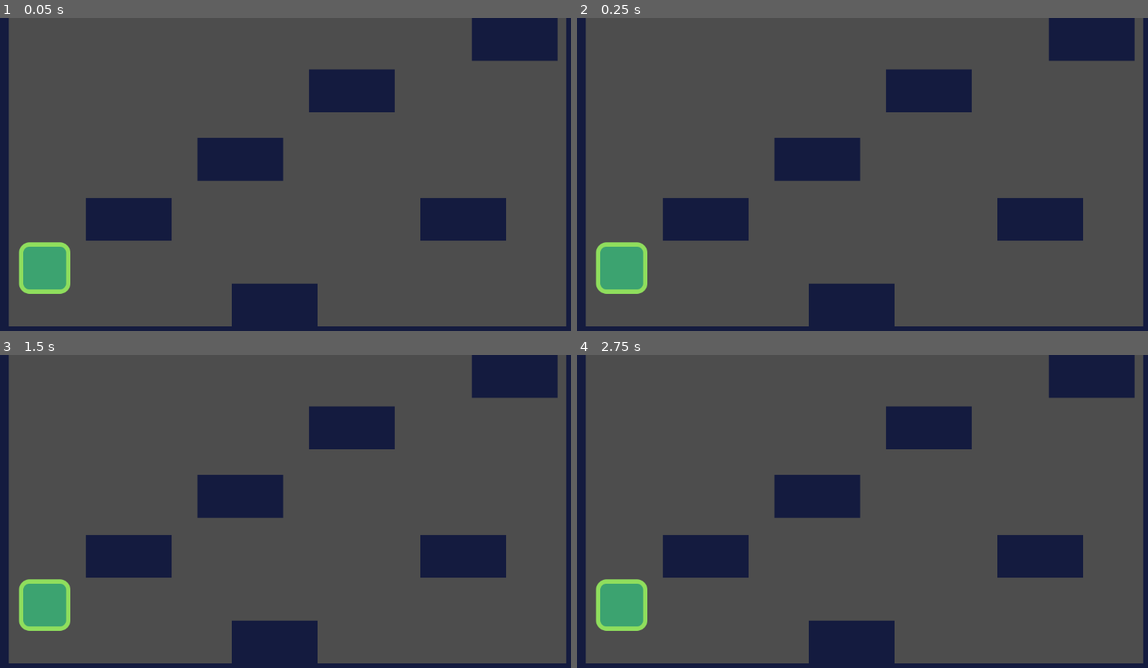
Above: before the commit, frames 1-4 (two rows, left to right).
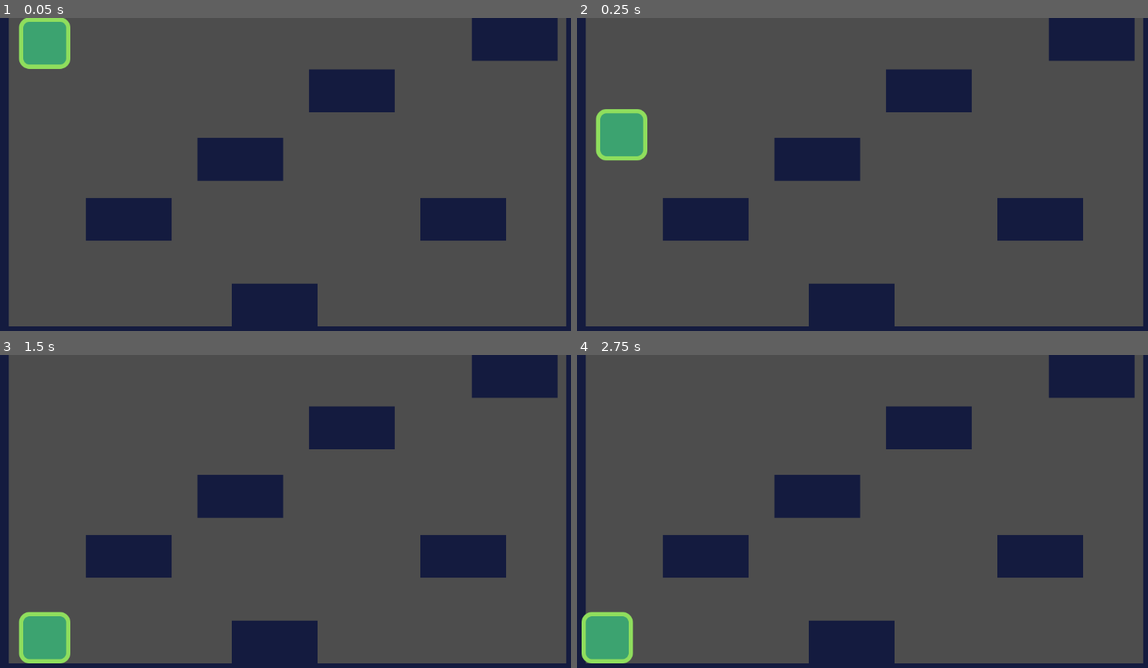
Above: after the commit, the same moments.

Repository: BozWorld/FirstPlatFormer---Godot--
Game: Godot game, scene res://src/Levels/level_template.tscn
The game is run twice, just before and just after one commit, with the same random seed, the same clock (stepped at 60 frames per second) and the same inputs.
Inputs:
- Up to frame 1 (0.05 s): no input
- Up to frame 2 (0.25 s): no input
- Up to frame 3 (1.5 s): tap Space (jump) at 0.6, 0.77, 1.07, 1.35 s; tap Enter at 1.25 s
- Up to frame 4 (2.75 s): tap Space (jump) at 1.52, 1.82, 2, 2.1 s; hold A (move_left, bound only after the commit) from 2.03 s (still down)

The runs differ from the first frame. In frame 1, 2.9% of the frame differs, in the area x 3-13%, y 0-89%; in frame 2, 2.9%, in the area x 3-13%, y 29-89%; in frame 3, 2.1%; in frame 4, 2.3%.

Commit message:
{add working gravit}

Diff:
--- a/project.godot
+++ b/project.godot
@@ -19,14 +19,14 @@
 
 move_left={
 "deadzone": 0.5,
-"events": [Object(InputEventKey,"resource_local_to_scene":false,"resource_name":"","device":-1,"window_id":0,"alt_pressed":false,"shift_pressed":false,"ctrl_pressed":false,"meta_pressed":false,"pressed":false,"keycode":0,"physical_keycode":68,"key_label":0,"unicode":100,"echo":false,"script":null)
+"events": [Object(InputEventKey,"resource_local_to_scene":false,"resource_name":"","device":0,"window_id":0,"alt_pressed":false,"shift_pressed":false,"ctrl_pressed":false,"meta_pressed":false,"pressed":false,"keycode":0,"physical_keycode":65,"key_label":0,"unicode":0,"echo":false,"script":null)
 , Object(InputEventJoypadMotion,"resource_local_to_scene":false,"resource_name":"","device":-1,"axis":0,"axis_value":1.0,"script":null)
 , Object(InputEventJoypadButton,"resource_local_to_scene":false,"resource_name":"","device":-1,"button_index":14,"pressure":0.0,"pressed":true,"script":null)
 ]
 }
 move_right={
 "deadzone": 0.5,
-"events": [Object(InputEventKey,"resource_local_to_scene":false,"resource_name":"","device":-1,"window_id":0,"alt_pressed":false,"shift_pressed":false,"ctrl_pressed":false,"meta_pressed":false,"pressed":false,"keycode":0,"physical_keycode":65,"key_label":0,"unicode":97,"echo":false,"script":null)
+"events": [Object(InputEventKey,"resource_local_to_scene":false,"resource_name":"","device":-1,"window_id":0,"alt_pressed":false,"shift_pressed":false,"ctrl_pressed":false,"meta_pressed":false,"pressed":false,"keycode":0,"physical_keycode":68,"key_label":0,"unicode":100,"echo":false,"script":null)
 , Object(InputEventJoypadMotion,"resource_local_to_scene":false,"resource_name":"","device":-1,"axis":0,"axis_value":-1.0,"script":null)
 , Object(InputEventJoypadButton,"resource_local_to_scene":false,"resource_name":"","device":-1,"button_index":13,"pressure":0.0,"pressed":true,"script":null)
 ]
--- a/src/Actors/Actor.gd
+++ b/src/Actors/Actor.gd
@@ -2,13 +2,7 @@
 class_name Actor
 
 @export_category("character Movement")
-@export var speed = Vector2(300.0,1000)
-@export var gravity: = 850
+@export var speed = Vector2(500.0,900)
+@export var gravity: = 90
 
 var vel: = Vector2.ZERO
-
-func  _physics_process(delta: float) -> void:
-	velocity.y += gravity * delta
-#	velocity.y = max(velocity.y, speed.y)
-	set_velocity(velocity)
-	move_and_slide()
--- a/src/Actors/player.gd
+++ b/src/Actors/player.gd
@@ -1,8 +1,24 @@
 extends Actor
 
+var direction := Vector2.ZERO
+
 func  _physics_process(delta: float) -> void:
-	var direction: = Vector2(
+	var direction: = getDirection()
+	set_velocity(calculate_move_velocity(velocity, direction,speed))
+	move_and_slide()
+
+func getDirection() -> Vector2:
+	return Vector2(
 		Input.get_action_strength("move_right") - Input.get_action_strength("move_left"),
-		0.0
+		-1.0 if Input.is_action_just_pressed("jump") and is_on_floor() else 1.0
 	)
-	set_velocity(speed*direction)
+
+func calculate_move_velocity(linear_velocity: Vector2,direction: Vector2, speed: Vector2
+	) -> Vector2:
+	var new_velocity: = linear_velocity
+	new_velocity.x = speed.x * direction.x
+	new_velocity.y += gravity + get_physics_process_delta_time()
+	if direction.y == -1.0 :
+		velocity.y = speed.y * direction.y
+		set_velocity(velocity)
+	return new_velocity
--- a/src/Actors/player.tscn
+++ b/src/Actors/player.tscn
@@ -11,6 +11,8 @@
 collision_mask = 8
 slide_on_ceiling = false
 script = ExtResource("1_l1l7o")
+speed = null
+gravity = null
 
 [node name="Player" type="Sprite2D" parent="."]
 position = Vector2(0, -48)
--- a/src/Levels/level_template.tscn
+++ b/src/Levels/level_template.tscn
@@ -418,4 +418,6 @@
 layer_2/tile_data = PackedInt32Array()
 
 [node name="Player" parent="." instance=ExtResource("2_t0c3j")]
-position = Vector2(131, 515)
+position = Vector2(131, 86)
+speed = Vector2(500, 900)
+gravity = 90
